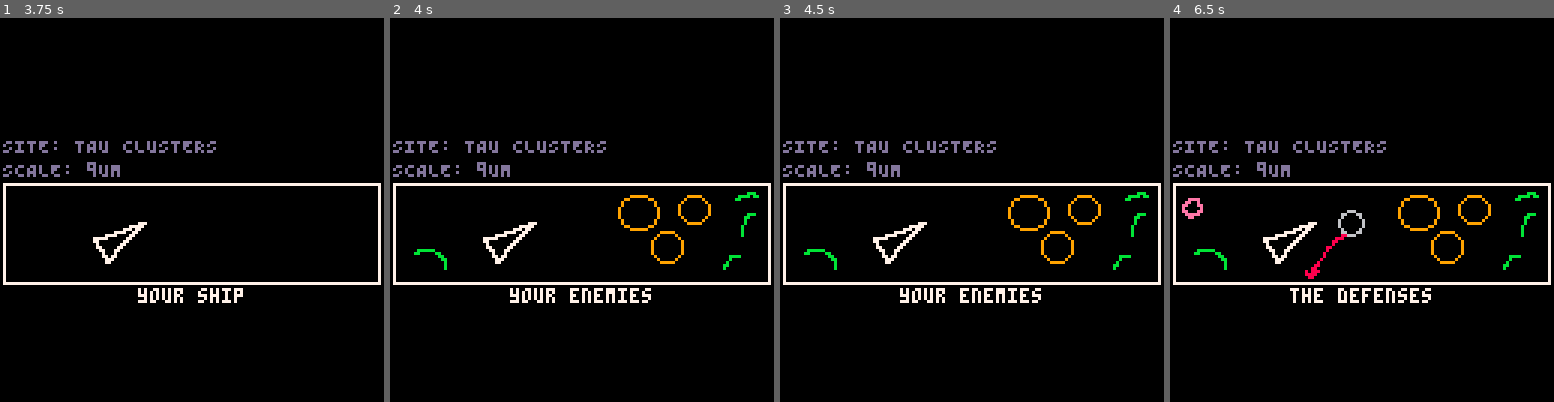
Above: before the commit, frames 1-4 (left to right).
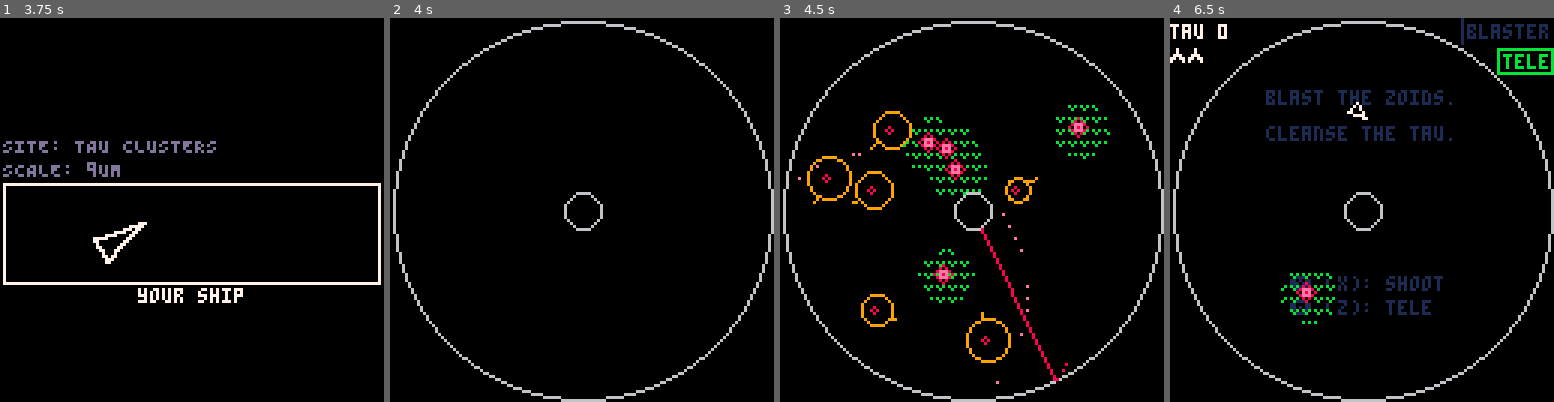
Above: after the commit, the same moments.

Repository: caseylabrack/laser
Game: PICO-8 cartridge zaag.p8
Two runs of this game, one before a commit and one after it. Both use one fixed random seed, a clock stepped at 60 frames per second and the inputs below.
Inputs:
- Up to frame 1 (3.75 s): tap X (X key) at 0.33, 1.07, 1.85, 2.97 s; tap O (Z key) at 0.7, 1.7, 2.1, 2.5, 2.9, 3.3, 3.7 s; hold Right 1.6-2.1 s; hold Up 2.15-2.42 s; hold Right 2.47-3.03 s; hold Left 3.08-3.58 s; hold Down from 3.63 s (still down)
- Up to frame 2 (4 s): release Down at 3.97 s
- Up to frame 3 (4.5 s): hold Right from 4.02 s (still down); tap X (X key) at 4.08 s; tap O (Z key) at 4.1 s
- Up to frame 4 (6.5 s): tap O (Z key) every 0.4 s from 4.5 to 6.1 s; release Right at 4.68 s; hold Up 4.73-5.03 s; hold Left 5.08-5.68 s; tap X (X key) at 5.2, 6.32 s; hold Down 5.73-6.03 s; hold Right from 6.08 s (still down)

Frame 1 is identical in both runs. In frame 2, 7.0% of the frame differs, in the area x 0-100%, y 0-100%; in frame 3, 10%; in frame 4, 11%.

Commit message:
fix for 60fps

Diff:
--- a/zaag.p8
+++ b/zaag.p8
@@ -148,7 +148,7 @@
 --	_draw=_maindraw
 --	tick=0
 --	title=cocreate(title_setup)
-	_update60=nil
+	_update60=function () end
 --	_draw=introdraw
 	_draw=introdraw2
 
@@ -1276,17 +1276,17 @@
 		local hidepal={[14]=0,[11]=0,[10]=0,[8]=0,[6]=0,[9]=0}
 
 		--ship reveal
-		if t>60 then
+		if t>120 then
 			hidepal[10]=7
 			text="your ship"
 		end
 		--zoids reveal
-		if t>120 then
+		if t>240 then
 			hidepal[9]=nil hidepal[11]=nil
 			text="your enemies"
 		end
 		--defenses reveal
-		if t>180 then
+		if t>360 then
 			hidepal[6]=nil hidepal[8]=nil hidepal[14]=nil
 			text="the defenses"
 		end
